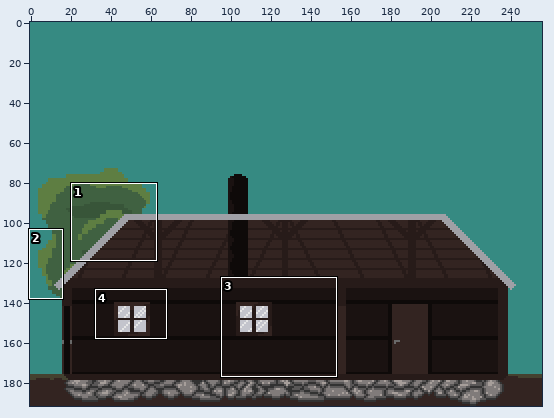
A sprite sheet gets an edit: Am I the last/Textures/Buildings/house_0.png. Above, an overview of the earlier version with the close-up marked.
Close-up. Earlier state:
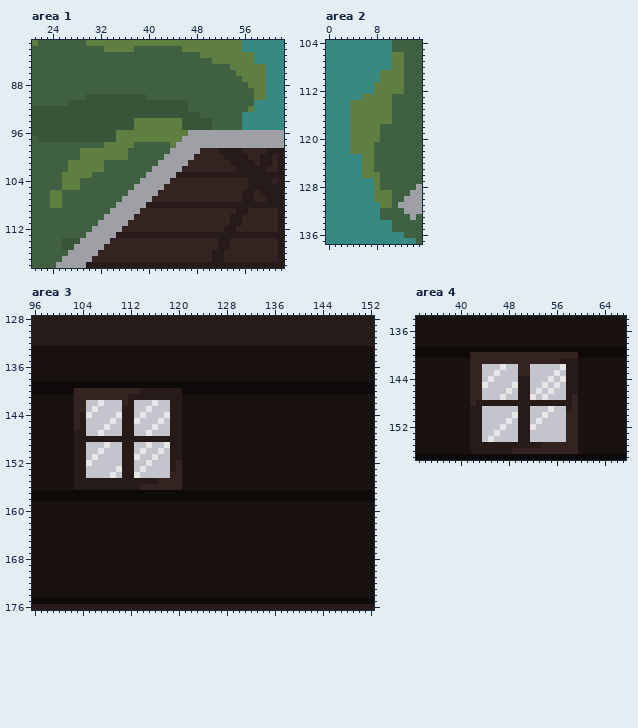
The file is 256x192 pixels. Colours within 5 levels of each other are drawn and written as one. Shown: area 1: x 21..62, y 81..118; area 2: x 0..15, y 104..137; area 3: x 96..152, y 128..176; area 4: x 33..67, y 134..157. The commit also changed other parts of the picture, which this record leaves out.
The result:
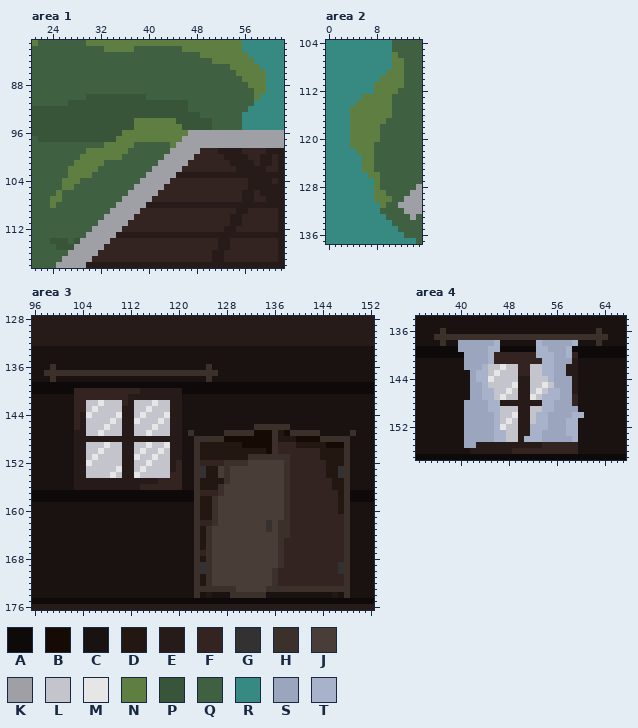
Palette (. is transparent): A #0e0a09  B #150a04  C #1a1211  D #221711  E #271b19  F #332421  G #323232  H #3b302a  J #483d37  K #9fa0a6  L #c3c4cc  M #e6e6e6  N #5e7e42  P #385539  Q #406141  R #368a82  S #9ba6be  T #a8b3cb
Edits made:
Changed rows in their new state; - is an unchanged pixel.
Area 1:
first column x 57:
 83 R--
 85 --R
first column x 24:
 90 -----------------------------------R
 92 ---------------------------------R--
 94 ---------------------P--------------
 96 -----------P------------------------
 99 -----Q------------------------------
100 ------------Q-----------------------
101 ---Q--------------------------------
102 --------Q---------------------------
103 --Q---------------------------------
105 ----Q-------------------------------
106 Q-----------------------------------
108 -Q----------------------------------
first column x 24:
114 PP-Q
115 -P--
Area 2:
first column x 4:
106 --------Q
109 -----R---
112 --------Q
114 R--------
117 ------Q--
first column x 4:
122 R
first column x 6:
126 R-----
129 ----Q-
131 ----Q-
133 ---R--
135 -----R
Area 3:
first column x 98:
136 -H-------------------------H-
137 HHHHHHHHHHHHHHHHHHHHHHHHHHHHH
138 -H-------------------------H-
first column x 122:
146 -----------HHHHHH-----------
147 H-----HHHHHBBBHDBHHHHH-----H
148 -HHHHHBBBBBBBBHDDDBBBBHHHHH-
149 -HDDDDDDDBBBBBHFFFDDDDDBBBH-
150 -HDDDDDDDDDDDBHFFFFFFFDDDDH-
151 -HDDDDDDDDHHHHHHHFFFFFDDDDH-
152 -HFFFFHHHHJJJJJJHFFFFFFDDDH-
153 -HGDDJHJJJJJJJJJHFFFFFFDDGH-
154 -HGDDJHJJJJJJJJJHFFFFFFDDGH-
155 -HDDDDHJJJJJJJJJHFFFFFFFDDH-
156 -HDDDHJJJJJJJJJJHFFFFFFFDDH-
157 -HFFFHJJJJJJJJJJHFFFFFFFFDH-
158 -HDDHJJJJJJJJJJJHFFFFFFFFDH-
159 -HDDHJJJJJJJJJJJHFFFFFFFFDH-
160 -HDDHJJJJJJJJJJJHFFFFFFFFDH-
161 -HDDHJJJJJJJJJJJHFFFFFFFFFH-
162 -HFFHJJJJJJJJGJHHFFFFFFFFFH-
163 -HDHJJJJJJJJJHJHHFFFFFFFFFH-
164 -HDHJJJJJJJJJJJHHFFFFFFFFFH-
165 -HDHJJJJJJJJJJJHFFFFFFFFFFH-
166 -HDHJJJJJJJJJJJHFFFFFFFFFFH-
167 -HFHJJJJJJJJJJJHFFFFFFFFFFH-
168 -HDHJJJJJJJJJJJHFFFFFFFFFFH-
169 -HGHJJJJJJJJJJJHFFFFFFFFFGH-
170 -HGHJJJJJJJJJJHFFFFFFFFFFGH-
171 -HDHJJJJJJJJJJHFFFFFFFFFFFH-
172 -HDHJJJJJJJJJJHFFFFFFFFFFFH-
173 -HHHHHHHJJJJJHHHHHHHHHHHHHH-
174 -H-D---HHHHHH-----------D-H-
Area 4:
first column x 36:
136 -H-------------------------H-
137 HHHHHHHHHHHHHHHHHHHHHHHHHHHHH
138 -H--SSSSSST------TSSSSST---H-
139 ----SSSSSTT------TTSSST------
140 -----SSSST-------TTTSST------
141 -----SSSST--------TTSSS------
142 -----SSST---------TTSS-------
143 ------STT---------TTSS-------
144 ------STT----------TSSS------
145 ------SST-----------SSS------
146 ------SSTT---------TTSS------
147 ------SSTT--------TTTSS------
148 -----SSSSTT-------TTSSS------
149 -----SSSSTT-------TTSSSS-----
150 -----SSSSST------TTSSSSTT----
151 -----SSSSST------TTSSSTT-----
152 -----SSSSST-----TTTSSSTT-----
153 -----SSSSSTT----TTSSSSTT-----
154 -----SSSSSTT---TTTSSSSST-----
155 -----SS----------------------
